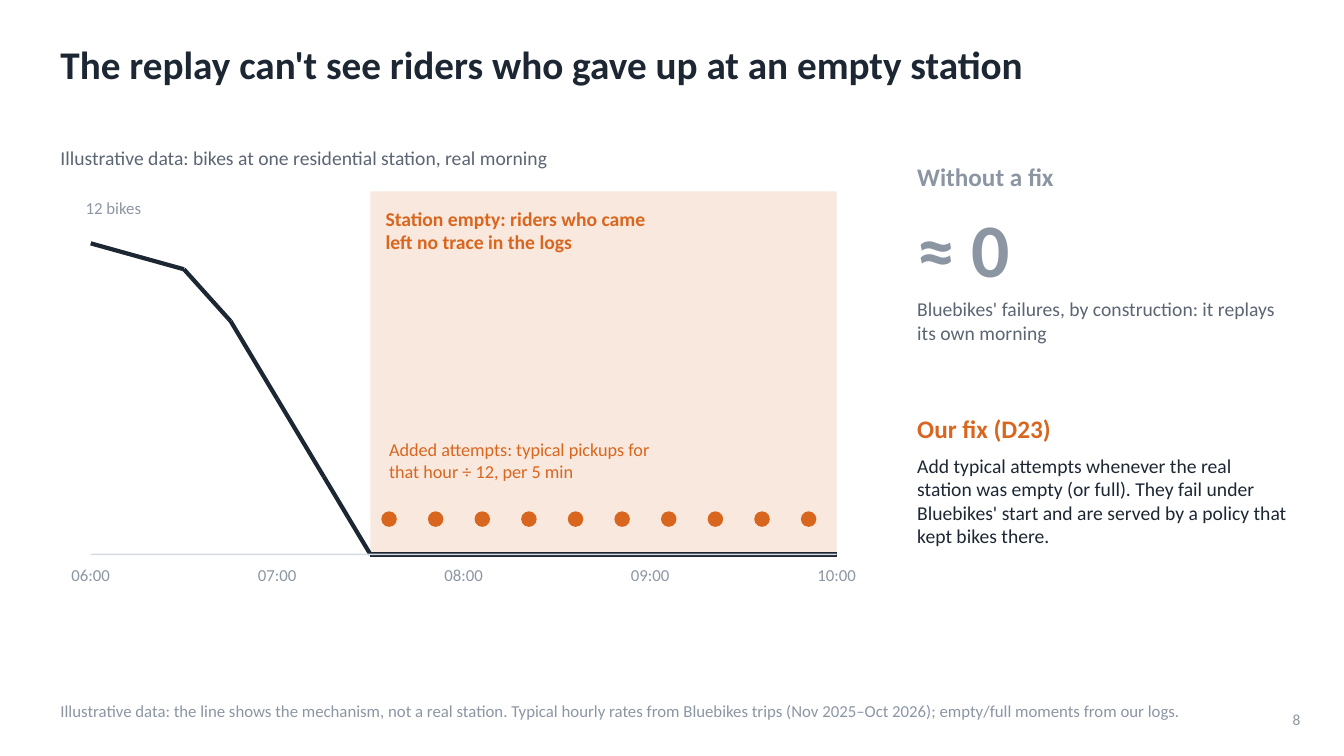
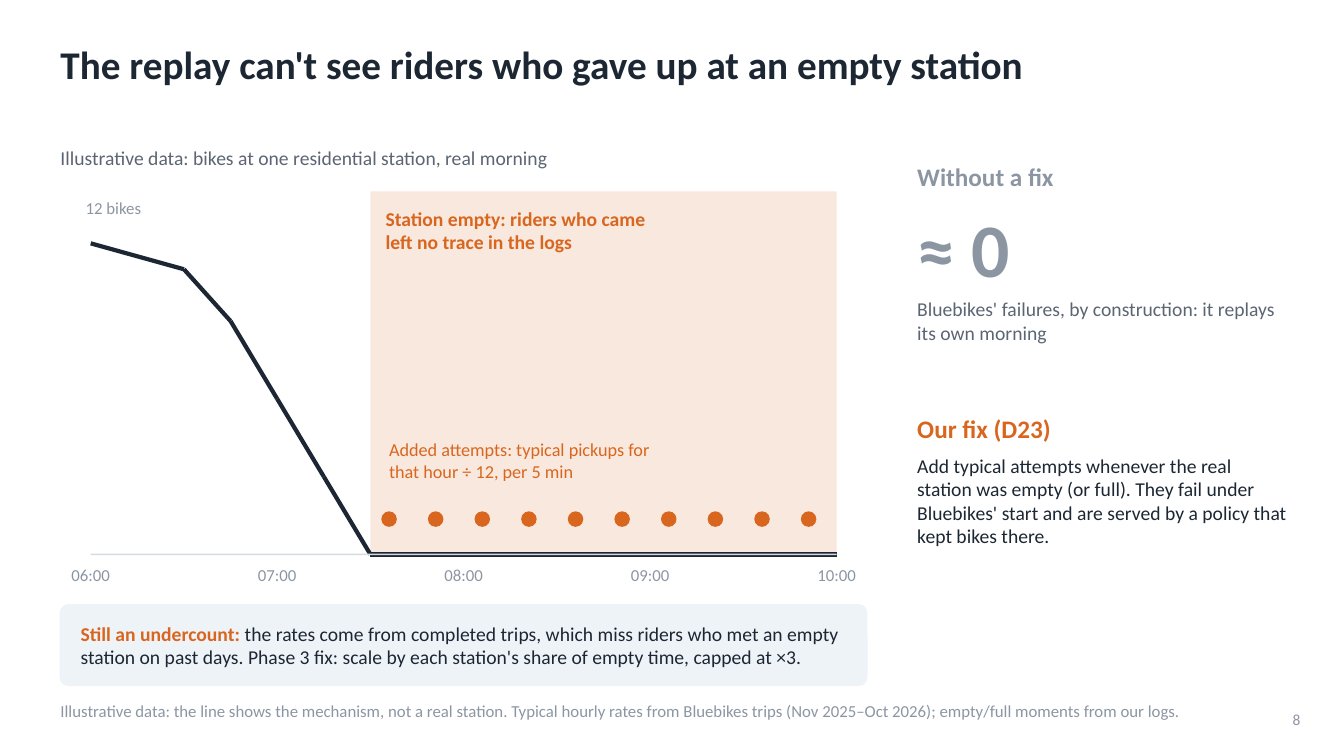
Before and after one commit to gianlucapisa/bluebikes-gbfs, a slide deck: slide 8 of Bluebikes_TA_checkin_2026-11-27.pptx. Drawn at 1344x756 pixels with LibreOffice and Linux fonts; fonts in the diff are those of the drawing. Boxes give left, top, right and bottom in pixels: in the first picture for what was removed or moved away, otherwise in the second. Text is boxed around its words. In the diff, an @@ line names an element or a change of style, - is before the commit and + after.

```diff
--- a/Bluebikes_TA_checkin_2026-11-27.pptx
+++ b/Bluebikes_TA_checkin_2026-11-27.pptx
@@ rounded rectangle added at box(60, 605, 867, 686), fill #EEF3F8, outline #EEF3F8 1 pt @@
@@ text added at box(81, 627, 838, 667), 14 pt, text #1C2733 @@
+Still an undercount: the rates come from completed trips, which miss riders who met an empty station on past days. Phase 3 fix: scale by each station's share of empty time, capped at ×3.
```
